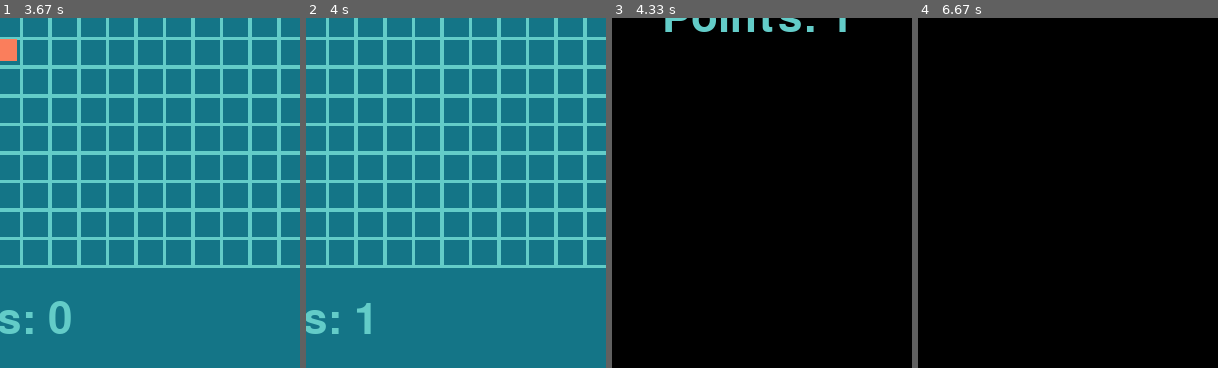
Above: before the commit, frames 1-4 (left to right).
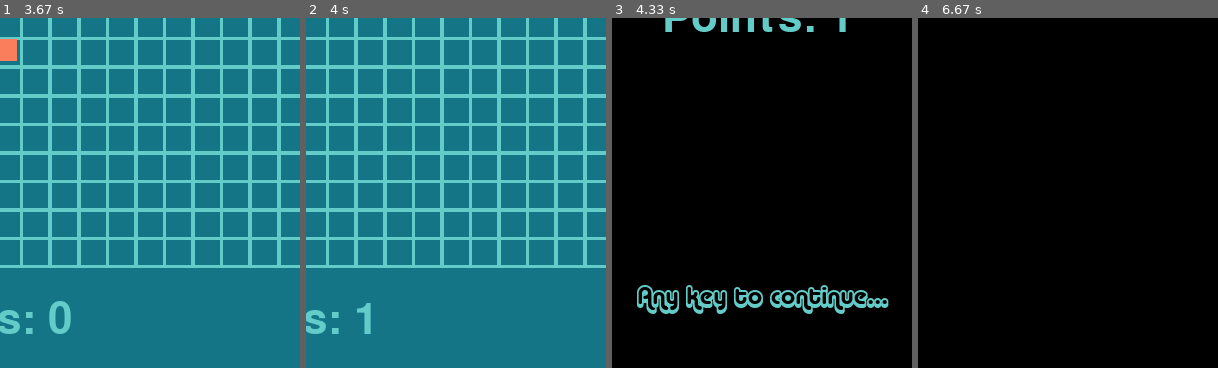
Above: after the commit, the same moments.

Repository: Tello-/Snake-in-Pygame
Game: pygame game, started from __main__.py
The game is run twice, just before and just after one commit, with the same random seed, the same clock (stepped at 60 frames per second) and the same inputs.
Inputs:
- Up to frame 1 (3.67 s): tap Enter at 0.33 s; hold Left 0.67-1.2 s; hold Down 1.23-1.53 s; hold Left 1.57-1.97 s; hold Up 2-2.37 s; hold Right 2.4-3.03 s; hold Down 3.07-3.43 s; hold Left from 3.47 s (still down)
- Up to frame 2 (4 s): release Left at 3.93 s
- Up to frame 3 (4.33 s): no input
- Up to frame 4 (6.67 s): hold Left 6.2-6.6 s; hold Up from 6.63 s (still down)
The pictures show only the part of the screen within x 25-75%, y 50-100%; the shares and areas given below are measured in that part.

Frames 1-2 are identical in both runs. In frame 3, 2.8% of the frame differs, in the area x 8-93%, y 76-85%; in frame 4, nothing differs.

Commit message:
Added anykey prompt to gameover screen

Diff:
--- a/scene.py
+++ b/scene.py
@@ -6,6 +6,7 @@
 from pygame import Surface, surface
 
 from pygame import time
+from pygame.constants import WINDOWHIDDEN
 from config import *
 from color import *
 from direction import Direction
@@ -119,6 +120,9 @@
         self.SCORE_FONT = pygame.font.SysFont("", 64)
         self.SCORE_SHADOW_FONT = pygame.font.SysFont("", 64)
 
+        self._gameover_text = self.SCORE_FONT.render("Game Over", True, SCORE_TEXT_COLOR)
+        self._gameover_text_rect = self._gameover_text.get_rect()
+        self._gameover_text_rect.center = (WINDOW_WIDTH / 2, WINDOW_HEIGHT * .40)
 
         self._points = 0
         self._score_text = self.SCORE_FONT.render("Points: {}".format(self._points), True, SCORE_TEXT_COLOR)
@@ -129,9 +133,15 @@
         self._score_text_shadow_rect = self._score_text_shadow.get_rect()
         self._score_text_shadow_rect.update(WINDOW_WIDTH * .05 - 5, WINDOW_HEIGHT * .90, self._score_text_shadow_rect.width, self._score_text_shadow_rect.height)
 
-        self._gameover_text = self.SCORE_FONT.render("Game Over", True, SCORE_TEXT_COLOR)
-        self._gameover_text_rect = self._gameover_text.get_rect()
-        self._gameover_text_rect.center = (WINDOW_WIDTH / 2, WINDOW_HEIGHT * .40)
+
+
+        dirname = os.path.dirname(__file__)
+        logoFontFileName = os.path.join(dirname, 'alba.super.ttf')
+        self.LOGO_FONT = pygame.font.Font(logoFontFileName,100 )
+        self.ANYKEY_FONT = pygame.font.Font(logoFontFileName, 25)
+        self.ANYKEY_TEXT = self.ANYKEY_FONT.render("Any key to continue...", True, ACTIVE_SCHEME[2] )
+        self.ANYKEY_RECT = pygame.Rect(self.ANYKEY_TEXT.get_rect())        #(120,500, 0, 0)
+        self.ANYKEY_RECT.center = (WINDOW_WIDTH / 2, WINDOW_HEIGHT * .90)
 
         self._GRID_LAYER = pygame.Surface((self.BG_WIDTH,self.BG_HEIGHT))
         self._SNAKE_LAYER = pygame.Surface((self.PLAYER_WIDTH, self.PLAYER_HEIGHT))
@@ -250,6 +260,7 @@
             window.fill(GO_BG_COLOR)
             window.blit(self._gameover_text, self._gameover_text_rect)
             window.blit(self._score_text, self._score_text_rect)
+            window.blit(self.ANYKEY_TEXT, self.ANYKEY_RECT)
             pygame.display.flip()
             return
 
